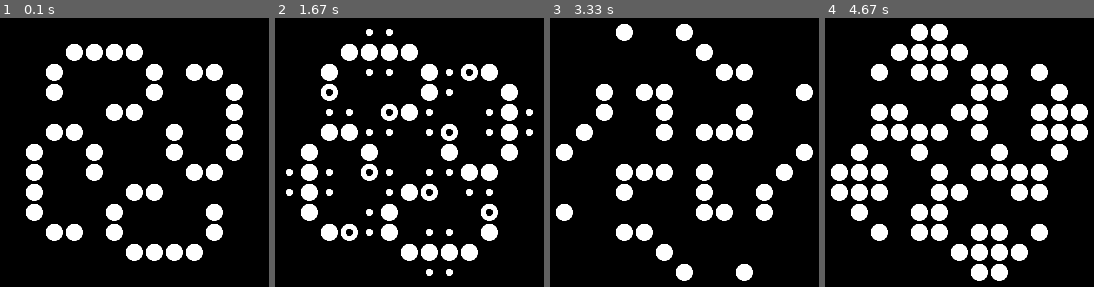
Above: before the commit, frames 1-4 (left to right).
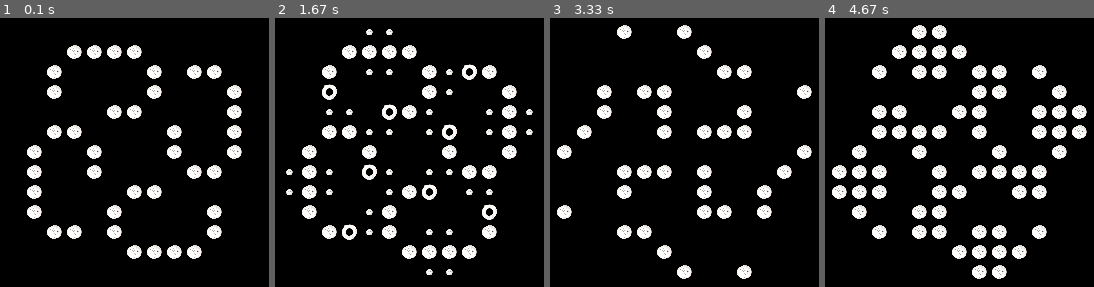
Above: after the commit, the same moments.

Repository: saltire/gameoflife
Game: pygame game, started from src/gameoflife.py
The game is run twice, just before and just after one commit, with the same random seed, the same clock (stepped at 60 frames per second) and the same inputs. The source is Python 2; it was converted automatically to run under Python 3.
Inputs:
- Up to frame 1 (0.1 s): no input
- Up to frame 2 (1.67 s): no input
- Up to frame 3 (3.33 s): no input
- Up to frame 4 (4.67 s): no input

The runs differ from the first frame. In frame 1, 6.8% of the frame differs, in the area x 9-91%, y 9-91%; in frame 2, 7.7%; in frame 3, 6.1%; in frame 4, 11%, in the area x 2-98%, y 2-98%.

Commit message:
Added clock to main loop; new graphic

Diff:
--- a/src/cell.py
+++ b/src/cell.py
@@ -2,9 +2,9 @@
 
 class Cell(pygame.sprite.Sprite):
 
-    def __init__(self, pos, images, size=10, offset=0, state=-1):
+    def __init__(self, (x, y), images, size=10, offset=0, state=-1):
         pygame.sprite.Sprite.__init__(self)
-        self.pos = x, y = pos
+        self.pos = x, y
         self.images = images
         self.state = state
 
--- a/src/gameoflife.py
+++ b/src/gameoflife.py
@@ -9,10 +9,6 @@
 
     def __init__(self):
         pygame.init()
-
-        # init clock
-        self.clock = pygame.time.Clock()
-        self.time = self.clock.tick()
 
         # init map
         smap = [
@@ -43,10 +39,10 @@
         image = pygame.image.load('cell.png')
         length = image.get_width() / image.get_height()
         image = pygame.transform.scale(image, (self.cellsize * length, self.cellsize))
+        self.animlength = length / 2
         self.images = []
-        for frame in range(image.get_width() / image.get_height()):
+        for frame in range(length):
             self.images.append(image.subsurface((frame * self.cellsize, 0, self.cellsize, self.cellsize)))
-        self.animlength = length / 2
 
         # init starting cells
         self.cells = pygame.sprite.RenderUpdates()
@@ -59,40 +55,42 @@
         updates = self.cells.draw(self.window)
         pygame.display.update(updates)
 
-        # start loop
-        self.loop()
+        # init clock, start loop
+        self.clock = pygame.time.Clock()
+        self.time = self.clock.tick()
+        while 1:
+            self.update()
 
 
-    def loop(self):
-        while 1:
-            for event in pygame.event.get():
-                if event.type == pygame.QUIT:
-                    sys.exit()
+    def update(self):
+        for event in pygame.event.get():
+            if event.type == pygame.QUIT:
+                sys.exit()
 
-            oldcells = self.game.cells
-            newcells = self.game.next_generation()
+        oldcells = self.game.cells
+        newcells = self.game.next_generation()
 
-            for oldcell in self.cells:
-                if oldcell.pos in oldcells - newcells:
-                    self.dying.add(oldcell)
+        for oldcell in self.cells:
+            if oldcell.pos in oldcells - newcells:
+                self.dying.add(oldcell)
 
-            for x, y in newcells - oldcells:
-                newcell = cell.Cell((x, y), self.images, self.cellsize, self.offset)
-                self.cells.add(newcell)
-                self.birthing.add(newcell)
+        for x, y in newcells - oldcells:
+            newcell = cell.Cell((x, y), self.images, self.cellsize, self.offset)
+            self.cells.add(newcell)
+            self.birthing.add(newcell)
 
-            for i in range(self.animlength):
-                self.birthing.update()
-                self.dying.update()
-                updates = self.birthing.draw(self.window) + self.dying.draw(self.window)
-                pygame.display.update(updates)
-                pygame.time.delay(20)
+        for i in range(self.animlength):
+            self.birthing.update()
+            self.dying.update()
+            updates = self.birthing.draw(self.window) + self.dying.draw(self.window)
+            pygame.display.update(updates)
+            pygame.time.delay(20)
 
-            pygame.time.delay(100)
+        pygame.time.delay(100)
 
-            self.birthing.empty()
-            self.cells.remove(self.dying)
-            self.dying.empty()
+        self.birthing.empty()
+        self.cells.remove(self.dying)
+        self.dying.empty()
 
 
 
Binary file changed: src/cell.png
